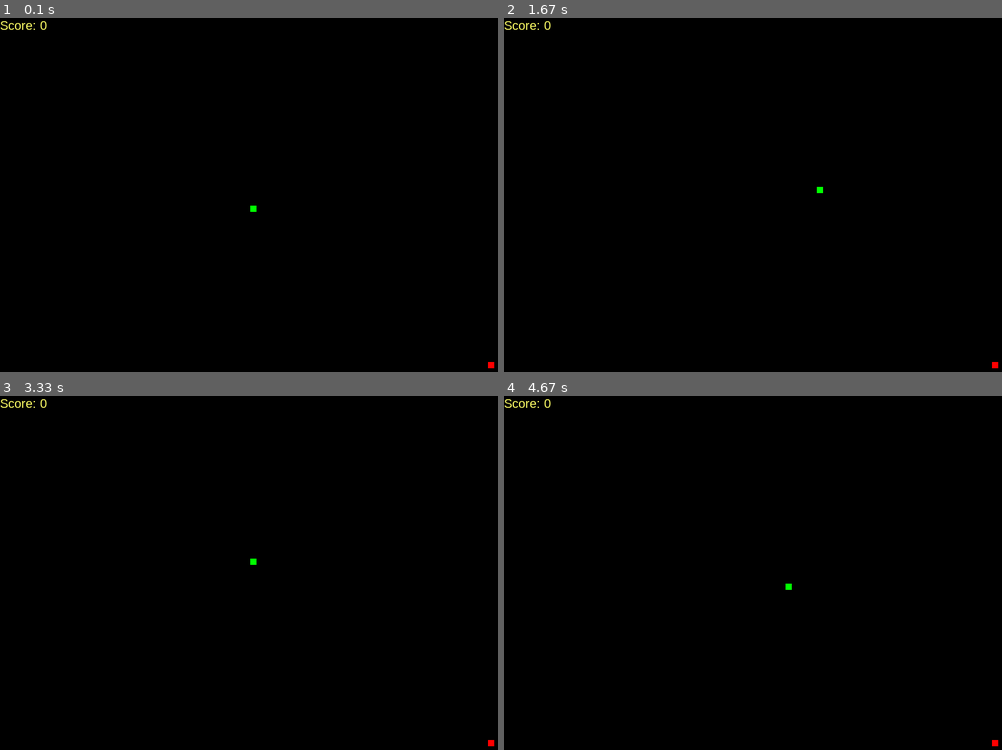
Above: before the commit, frames 1-4 (two rows, left to right).
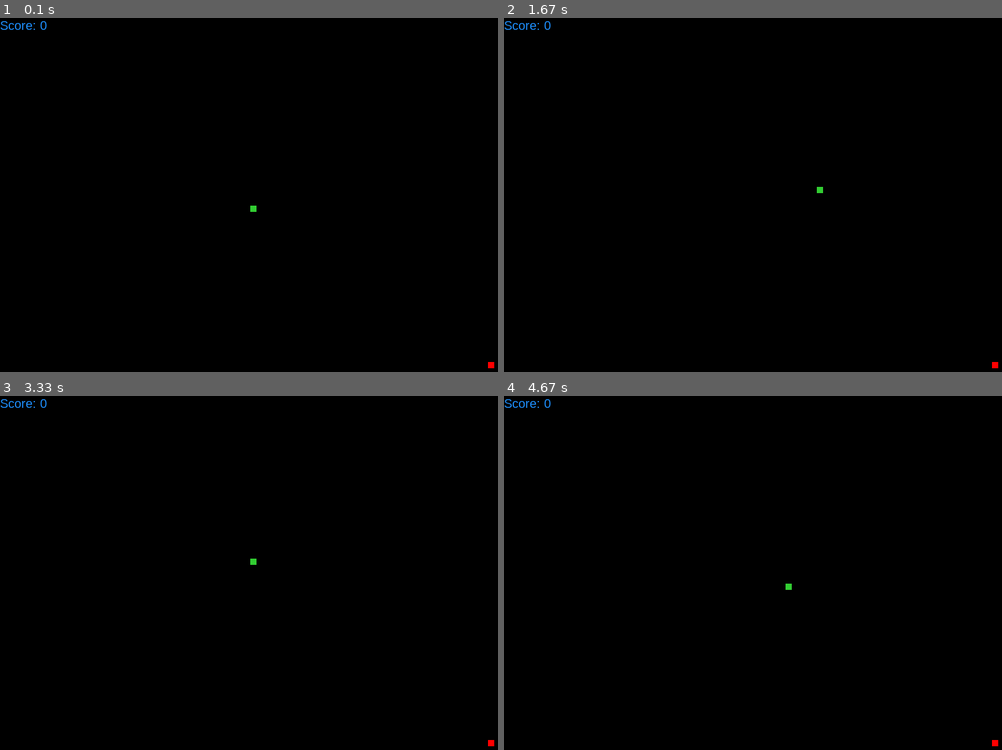
Above: after the commit, the same moments.

Repository: MicheSi/snake_pygame
Game: pygame game, started from snake.py
Two runs of this game, one before a commit and one after it. Both use one fixed random seed, a clock stepped at 60 frames per second and the inputs below.
Inputs:
- Up to frame 1 (0.1 s): no input
- Up to frame 2 (1.67 s): hold Right 0.33-0.8 s; hold Up 0.83-1.13 s; hold Right 1.17-1.63 s
- Up to frame 3 (3.33 s): hold Left 1.67-2.2 s; hold Down 2.23-2.53 s; hold Left 2.57-2.97 s; hold Up from 3 s (still down)
- Up to frame 4 (4.67 s): release Up at 3.37 s; hold Right 3.4-4.03 s; hold Down 4.07-4.43 s; hold Left from 4.47 s (still down)

The runs differ from the first frame. In frame 1, 0.1% of the frame differs, in the area x 0-52%, y 0-55%; in frame 2, 0.1%; in frame 3, 0.1%; in frame 4, 0.1%.

Commit message:
changed colors

Diff:
--- a/snake.py
+++ b/snake.py
@@ -7,10 +7,9 @@
 # initialize color variables
 white = (255, 255, 255)
 black = (0, 0, 0)
-blue = (0, 0, 255)
+blue = (30, 144, 255)
 red = (255, 0, 0)
-yellow = (255, 255, 102)
-green = (0, 255, 0)
+green = (50, 205, 50)
 
 # creates screen using pygame
 display_width = 800
@@ -23,11 +22,11 @@
 block = 10
 speed = 10
 
-font_style = pygame.font.SysFont('comicsans', 30)
+font_style = pygame.font.SysFont('arial', 30)
 score_font = pygame.font.SysFont('bahnschrift', 20)
 
 def myScore(score):
-    value = score_font.render('Score: ' + str(score), True, yellow)
+    value = score_font.render('Score: ' + str(score), True, blue)
     game_display.blit(value, [0, 0])
 
 def mySnake(block, snake_list):
@@ -60,8 +59,7 @@
 
     while not game_over:
         while game_close == True:
-            game_display(black)
-            message('Game Over! Press Q to Quit or C to Play Again', red)
+            message('Game Over! Press Q to Quit or C to Play Again', white)
             myScore(snake_length - 1)
             pygame.display.update()
 
